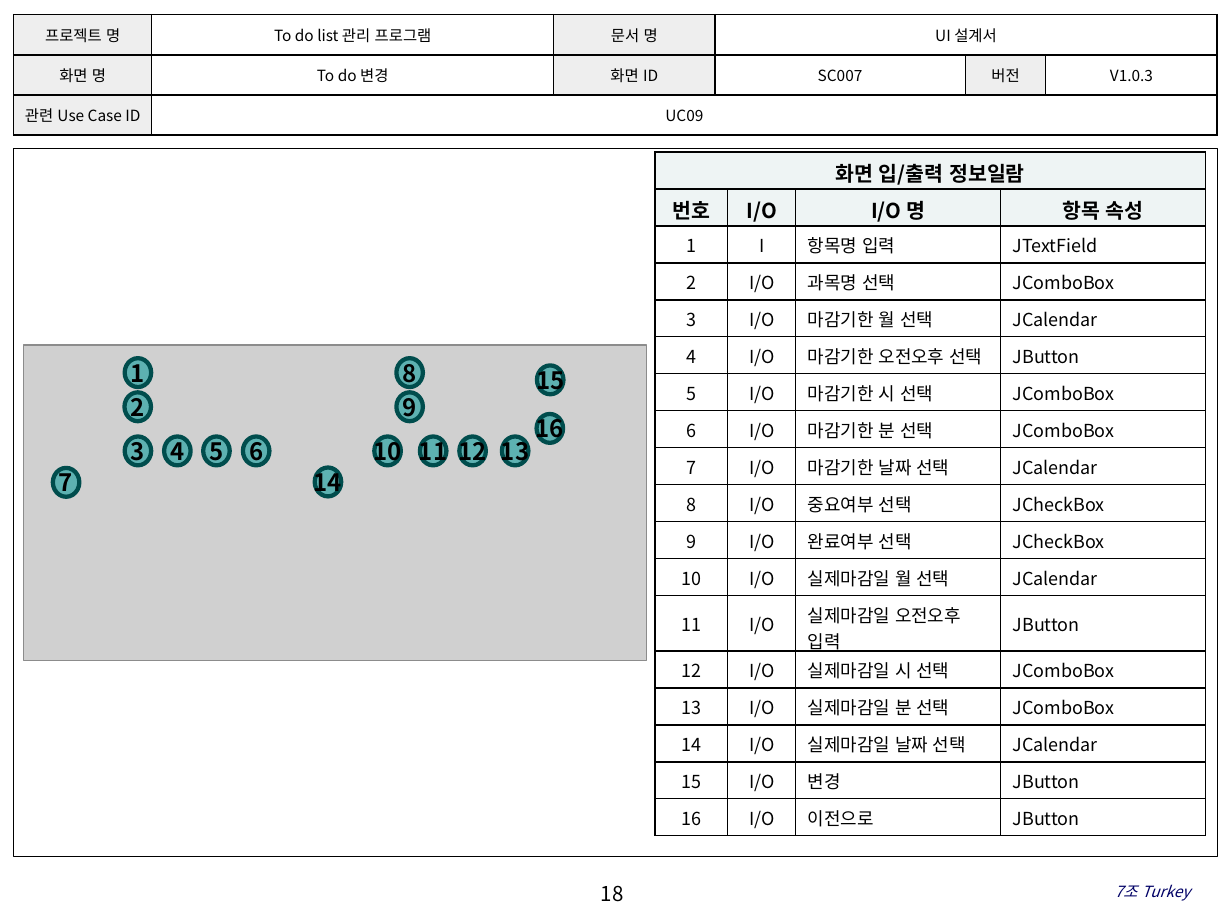
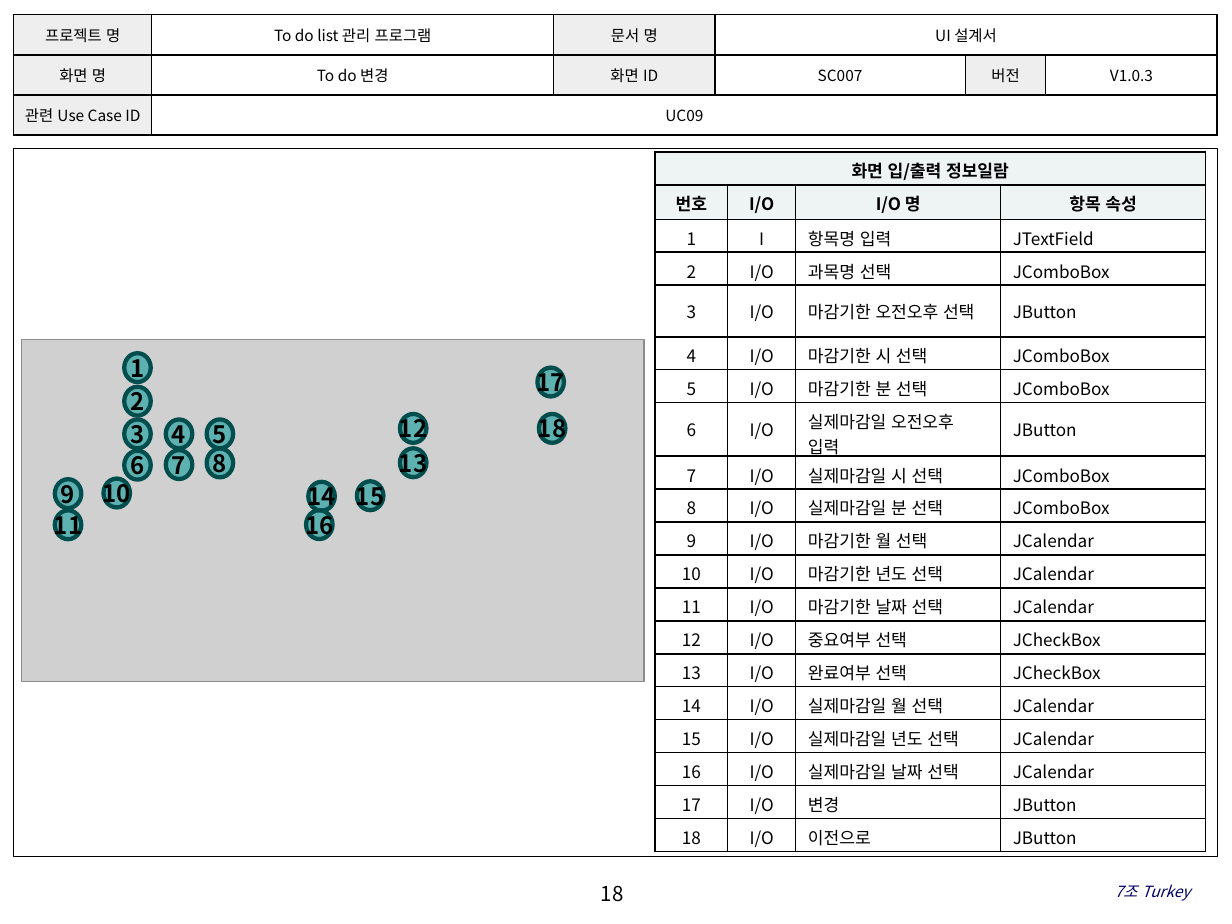
Before and after one commit to SE-admin/7, a slide deck: slide 18 of doc/3_ 설계서/UI Design.pptx. Drawn at 1232x924 pixels with LibreOffice and Linux fonts; fonts in the diff are those of the drawing; grey boxes stand for pictures; background and template pictures are left out. Boxes give left, top, right and bottom in pixels: in the first picture for what was removed or moved away, otherwise in the second. Text is boxed around its words. In the diff, an @@ line names an element or a change of style, - is before the commit and + after.

Commit message:
UI Design|doc|요구사항 변경으로 UI디자인 수정

```diff
--- a/doc/3_ 설계서/UI Design.pptx
+++ b/doc/3_ 설계서/UI Design.pptx
@@ table at [654,152,1204,851] @@
-row 5: 3 | I/O | 마감기한 월 선택 | JCalendar
-row 6: 4 | I/O | 마감기한 오전오후 선택 | JButton
-row 7: 5 | I/O | 마감기한 시 선택 | JComboBox
-row 8: 6 | I/O | 마감기한 분 선택 | JComboBox
-row 9: 7 | I/O | 마감기한 날짜 선택 | JCalendar
-row 10: 8 | I/O | 중요여부 선택 | JCheckBox
-row 11: 9 | I/O | 완료여부 선택 | JCheckBox
-row 12: 10 | I/O | 실제마감일 월 선택 | JCalendar
-row 13: 11 | I/O | 실제마감일 오전오후 입력 | JButton
-row 14: 12 | I/O | 실제마감일 시 선택 | JComboBox
-row 15: 13 | I/O | 실제마감일 분 선택 | JComboBox
-row 16: 14 | I/O | 실제마감일 날짜 선택 | JCalendar
-row 17: 15 | I/O | 변경 | JButton
-row 18: 16 | I/O | 이전으로 | JButton
+row 5: 3 | I/O | 마감기한 오전오후 선택 | JButton
+row 6: 4 | I/O | 마감기한 시 선택 | JComboBox
+row 7: 5 | I/O | 마감기한 분 선택 | JComboBox
+row 8: 6 | I/O | 실제마감일 오전오후 입력 | JButton
+row 9: 7 | I/O | 실제마감일 시 선택 | JComboBox
+row 10: 8 | I/O | 실제마감일 분 선택 | JComboBox
+row 11: 9 | I/O | 마감기한 월 선택 | JCalendar
+row 12: 10 | I/O | 마감기한 년도 선택 | JCalendar
+row 13: 11 | I/O | 마감기한 날짜 선택 | JCalendar
+row 14: 12 | I/O | 중요여부 선택 | JCheckBox
+row 15: 13 | I/O | 완료여부 선택 | JCheckBox
+row 16: 14 | I/O | 실제마감일 월 선택 | JCalendar
+row 17: 15 | I/O | 실제마감일 년도 선택 | JCalendar
+row 18: 16 | I/O | 실제마감일 날짜 선택 | JCalendar
+row 19: 17 | I/O | 변경 | JButton
+row 20: 18 | I/O | 이전으로 | JButton
@@ picture: place and size @@
-picture at [23,345,647,660]
+picture at [21,340,644,683]
@@ ellipse "1": place and size @@
-ellipse "1" at [124,359,152,387]
+ellipse "1" at [124,354,152,382]
@@ ellipse "2": place and size @@
-ellipse "2" at [124,392,152,420]
+ellipse "2" at [124,387,152,415]
@@ ellipse added at [537,367,564,395], fill #009999 at 55% opacity, outline #004C4C 2.5 pt, 14 pt, text #000000, bold @@
+17
@@ ellipse "3": place and size @@
-ellipse "3" at [124,436,152,464]
+ellipse "3" at [124,419,152,447]
@@ ellipse "4": place and size @@
-ellipse "4" at [164,436,191,464]
+ellipse "4" at [166,419,193,447]
@@ ellipse "5": place and size @@
-ellipse "5" at [203,436,230,464]
+ellipse "5" at [207,419,234,447]
@@ ellipse "12": place and size @@
-ellipse "12" at [460,436,487,464]
+ellipse "12" at [400,414,428,442]
@@ ellipse added at [538,414,565,442], fill #009999 at 55% opacity, outline #004C4C 2.5 pt, 14 pt, text #000000, bold @@
+18
@@ ellipse "7": place and size @@
-ellipse "7" at [53,468,80,496]
+ellipse "7" at [166,450,193,478]
@@ ellipse "8": place and size @@
-ellipse "8" at [397,359,424,387]
+ellipse "8" at [207,448,234,477]
@@ ellipse "13": place and size @@
-ellipse "13" at [501,436,529,464]
+ellipse "13" at [400,448,428,477]
@@ ellipse "9": place and size @@
-ellipse "9" at [397,392,424,420]
+ellipse "9" at [55,479,83,508]
@@ ellipse "10": place and size @@
-ellipse "10" at [375,436,402,464]
+ellipse "10" at [103,478,131,506]
@@ ellipse "6": place and size @@
-ellipse "6" at [243,436,270,464]
+ellipse "6" at [124,451,152,479]
@@ ellipse "16": place and size @@
-ellipse "16" at [537,414,564,442]
+ellipse "16" at [306,510,333,538]
@@ ellipse "14": place and size @@
-ellipse "14" at [314,467,341,495]
+ellipse "14" at [308,482,335,510]
@@ ellipse "15": place and size @@
-ellipse "15" at [537,366,564,394]
+ellipse "15" at [357,482,384,510]
@@ ellipse "11": place and size @@
-ellipse "11" at [420,436,447,464]
+ellipse "11" at [55,510,83,538]
```
Also in this commit, not shown: 13 other slides changed.
